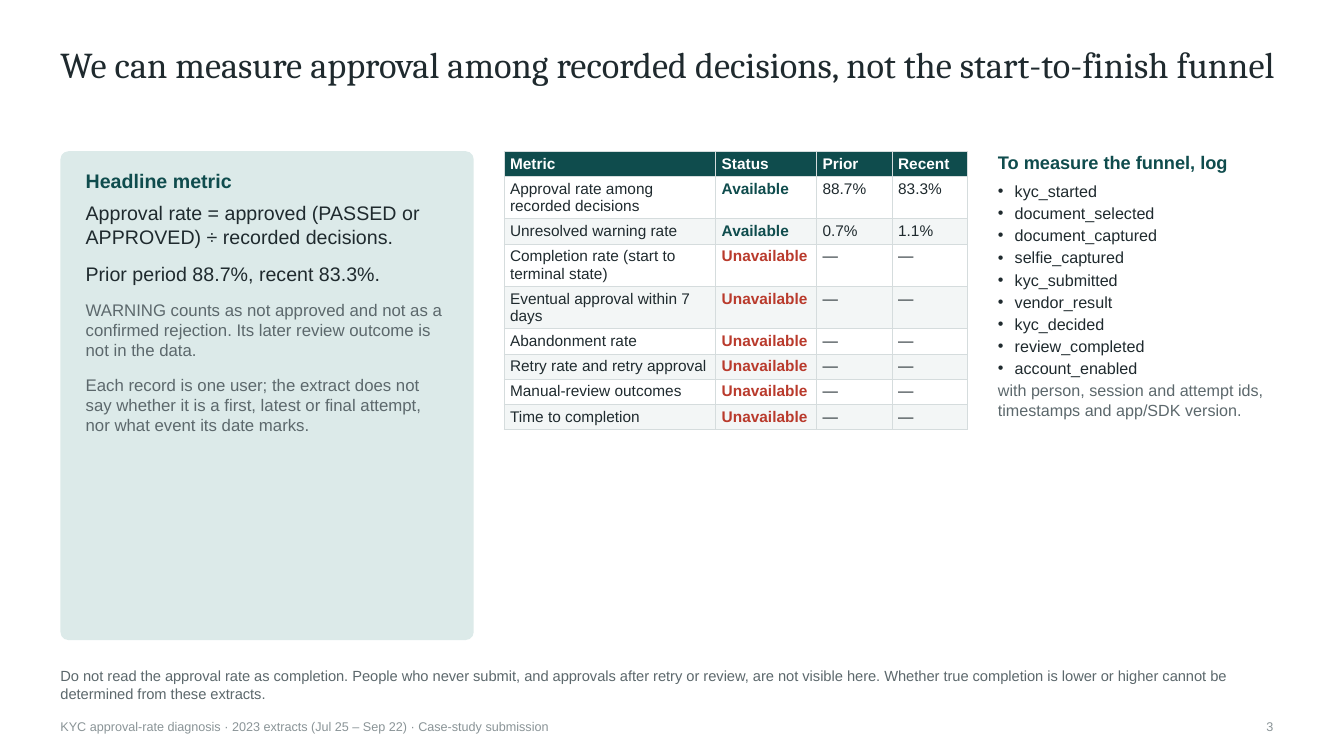
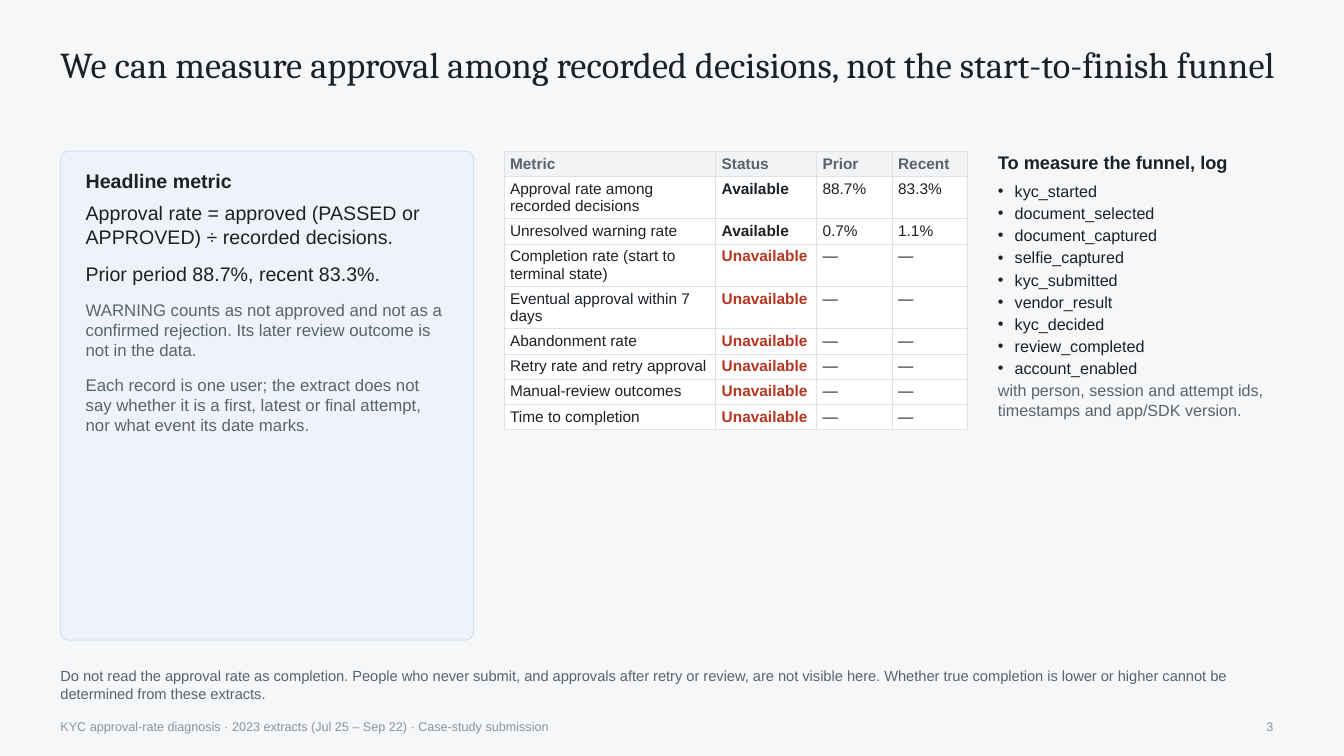
Before and after one commit to prosolkin/arq-kyc, a slide deck: slide 3 of analysis/export/kyc-approval-deck.pptx. Drawn at 1344x756 pixels with LibreOffice and Linux fonts; fonts in the diff are those of the drawing. Boxes give left, top, right and bottom in pixels: in the first picture for what was removed or moved away, otherwise in the second. Text is boxed around its words. In the diff, an @@ line names an element or a change of style, - is before the commit and + after.

```diff
--- a/analysis/export/kyc-approval-deck.pptx
+++ b/analysis/export/kyc-approval-deck.pptx
@@ background #FFFFFF to #F6F7F8 @@
@@ rounded rectangle at [60,151,474,640]: fill #DCEAE9 to #EEF3FA; outline none to #D3E0F2 0.75 pt @@
@@ text "Headline metric" at [86,173,442,431]: text colour #0F4C4D to #1C2126 in "Headline metric"; text colour #1F2A2E to #1C2126 in "Approval rate = approved (PASSED or APPROVED) ...", "Prior period 88.7%, recent 83.3%."; text colour #5C686C to #59636D in "WARNING counts as not approved and not ...", "Each record is one user; the extract ..." @@
@@ table at [504,151,968,429] @@
@@ fill #0F4C4D to #F1F3F5 in row 1 @@
@@ fill #F3F6F6 to #FFFFFF in 16 cells @@
@@ text colour #FFFFFF to #59636D in "Metric", "Status", "Prior", "Recent" @@
@@ text colour #1F2A2E to #1C2126 in "Approval rate among recorded decisions", "88.7%", "83.3%", "Unresolved warning rate" and 20 more places @@
@@ text colour #0F4C4D to #1C2126 in "Available", "Available" @@
@@ text colour #B93A2C to #B4361F in "Unavailable", "Unavailable", "Unavailable", "Unavailable" and 2 more places @@
@@ borders changed @@
@@ text "To measure the funnel, log" at [998,155,1263,420]: text colour #0F4C4D to #1C2126 in "To measure the funnel, log"; text colour #1F2A2E to #1C2126 in "kyc_started", "document_selected", "document_captured", "selfie_captured" and 5 more places; text colour #5C686C to #59636D in "with person, session and attempt ids, timestamps ..." @@
```
Also in this commit, not shown: 22 other slides changed, 1 slide added, 1 slide removed, 7 other files.
